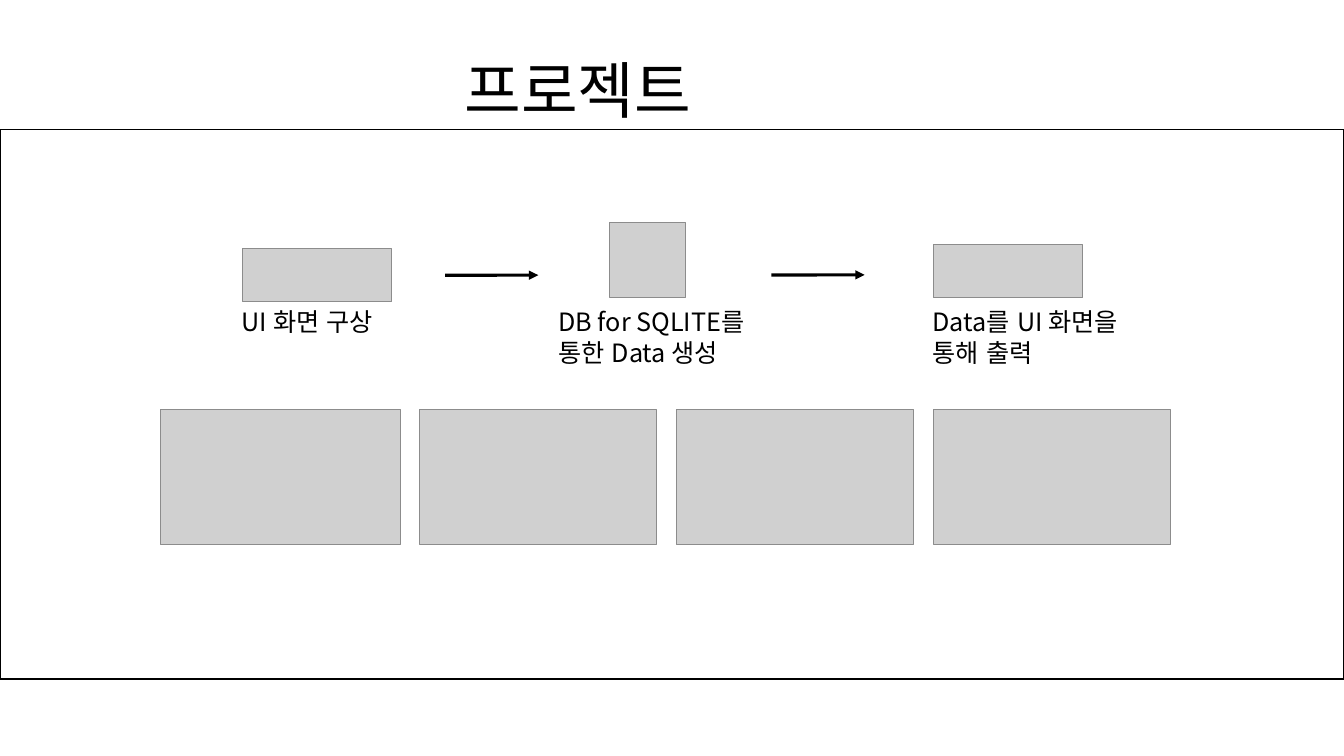
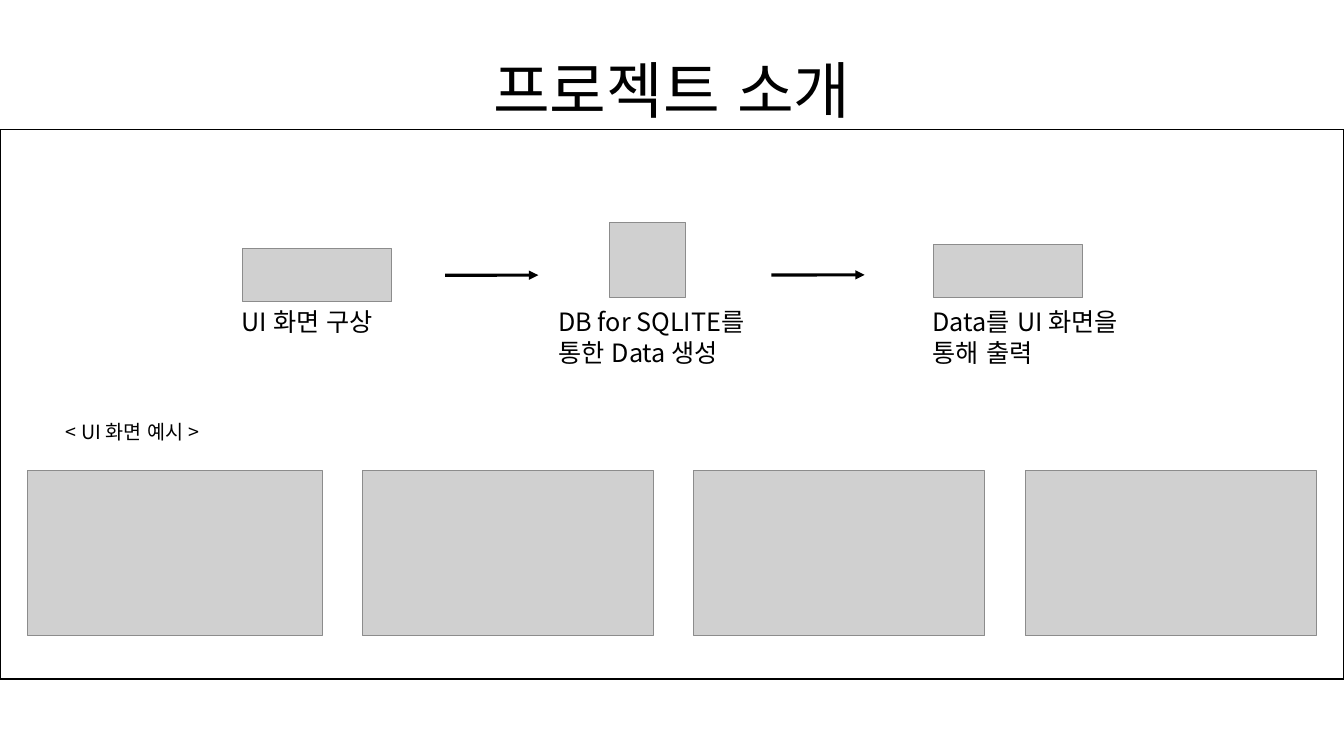
Before and after one commit to ssufunny/Internship-2022Winter, a slide deck: slide 2 of ubifarm.pptx. Drawn at 1344x756 pixels with LibreOffice and Linux fonts; fonts in the diff are those of the drawing; grey boxes stand for pictures. Boxes give left, top, right and bottom in pixels: in the first picture for what was removed or moved away, otherwise in the second. Text is boxed around its words. In the diff, an @@ line names an element or a change of style, - is before the commit and + after.

```diff
--- a/ubifarm.pptx
+++ b/ubifarm.pptx
@@ title at (493, 62, 850, 118): text changed @@
-프로젝트
+프로젝트 소개
@@ text added at (81, 422, 183, 441), 14 pt, text #000000 @@
+< UI 화면 예시 >
@@ picture: place and size @@
-picture at (160, 409, 400, 543)
+picture at (28, 471, 323, 636)
@@ picture: place and size @@
-picture at (419, 409, 656, 543)
+picture at (363, 471, 654, 636)
@@ picture: place and size @@
-picture at (677, 409, 913, 543)
+picture at (694, 471, 985, 636)
@@ picture: place and size @@
-picture at (934, 409, 1171, 544)
+picture at (1025, 471, 1317, 636)
```
Also in this commit, not shown: 4 other slides changed, 1 slide removed.
